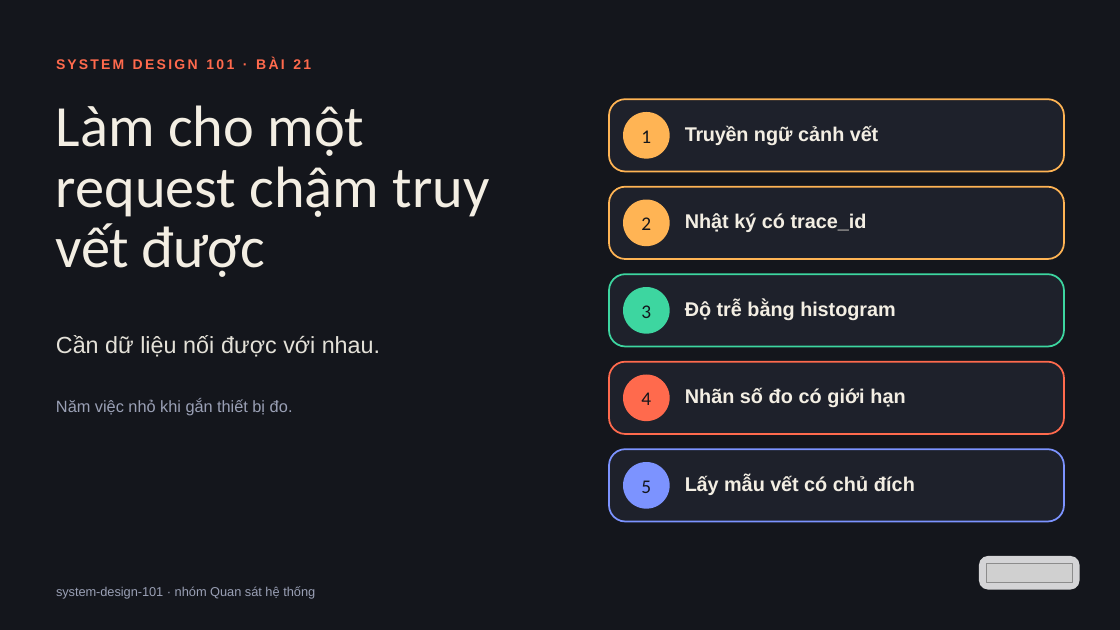
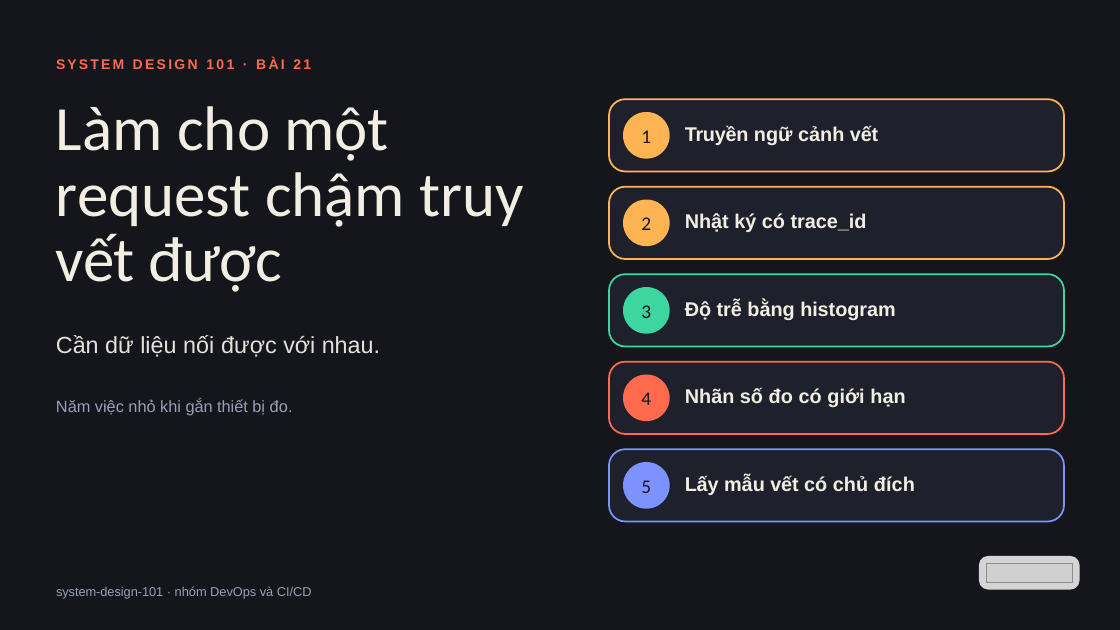
Before and after one commit to vohoailinh90/tool-marketing-studio, a slide deck: slide 1 of system-design-101/vi/lessons/sd-13-021/slides/sd-13-021.pptx. Drawn at 1120x630 pixels with LibreOffice and Linux fonts; fonts in the diff are those of the drawing; grey boxes stand for pictures. Boxes give left, top, right and bottom in pixels: in the first picture for what was removed or moved away, otherwise in the second. Text is boxed around its words. In the diff, an @@ line names an element or a change of style, - is before the commit and + after.

```diff
--- a/system-design-101/vi/lessons/sd-13-021/slides/sd-13-021.pptx
+++ b/system-design-101/vi/lessons/sd-13-021/slides/sd-13-021.pptx
@@ text "Làm cho một request chậm ..." at bbox=[56, 106, 524, 292]: size 75 to 81 pt; letter spacing 0 to 0.1 pt in "Làm"; letter spacing -0.9 to -1.1 pt in "được"; line spacing 78pt to 84.2pt @@
@@ text at bbox=[56, 586, 312, 599]: text changed @@
-system-design-101 · nhóm Quan sát hệ thống
+system-design-101 · nhóm DevOps và CI/CD
```
Also in this commit, not shown: 3 other slides changed, 4 other files.
